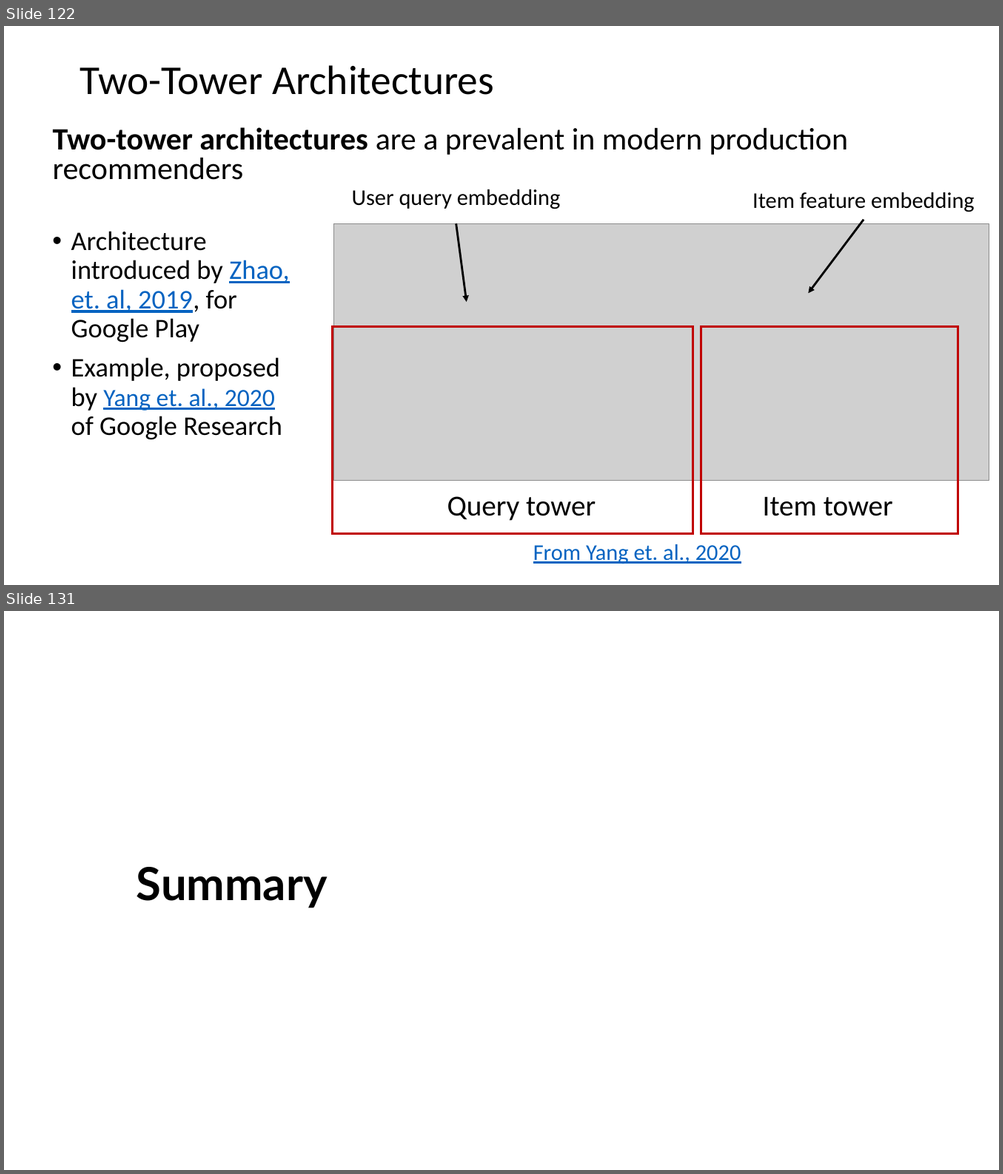
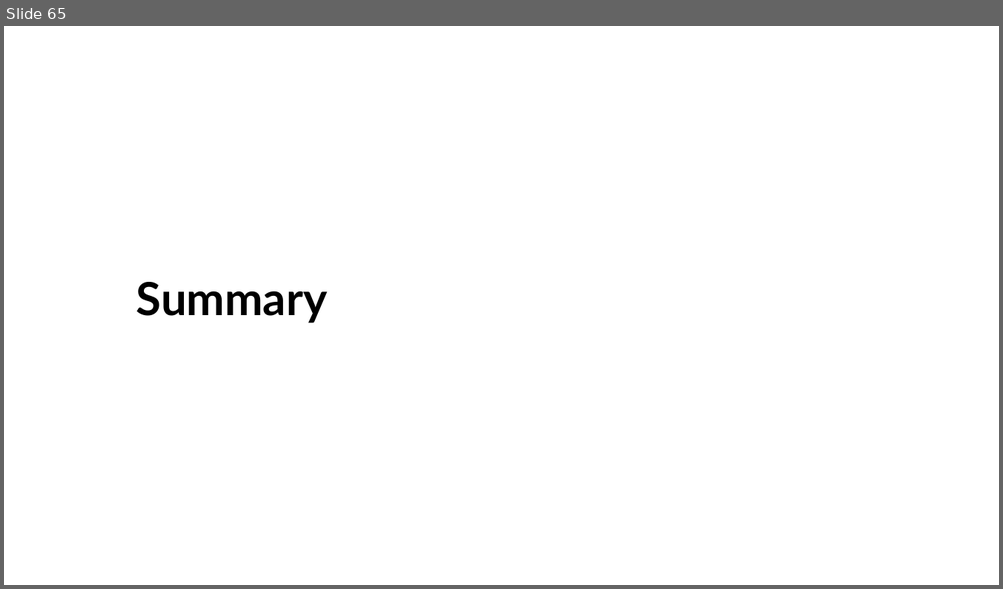
Before and after one commit to StephenElston/CSCI-E-108, a slide deck: slides/11_RecommenderSystems_Part1.pptx. Shown one above the other, each under a label of ours: slides 122 and 131 before the commit, slide 65 after it; the slides between them are not shown. The pictures are 1003x1174 and 1003x589 pixels, drawn with LibreOffice and Linux fonts; fonts in the diff are those of the drawing; grey boxes stand for pictures. Boxes give left, top, right and bottom in pixels: in the first picture for what was removed or moved away, otherwise in the second. Text is boxed around its words. In the diff, an @@ line names an element or a change of style, - is before the commit and + after.

```diff
--- a/slides/11_RecommenderSystems_Part1.pptx
+++ b/slides/11_RecommenderSystems_Part1.pptx
@@ slide 122 removed at box(4, 26, 999, 585), background #FFFFFF @@
@@ title removed at box(79, 65, 494, 95) @@
-Two-Tower Architectures
@@ text removed at box(53, 127, 848, 180) @@
-Two-tower architectures are a prevalent in modern production recommenders
@@ text removed at box(352, 190, 560, 210) @@
-User query embedding
@@ text removed at box(752, 192, 974, 212) @@
-Item feature embedding
@@ picture removed at box(334, 224, 988, 481) @@
@@ arrow removed from (456, 224) to (466, 302) @@
@@ arrow removed from (864, 220) to (808, 293) @@
@@ text removed at box(71, 231, 289, 440) @@
-• Architecture introduced by Zhao, et. al, 2019, for Google Play
-• Example, proposed by Yang et. al., 2020 of Google Research
@@ rectangle removed at box(333, 327, 693, 535) @@
@@ rectangle removed at box(701, 327, 959, 535) @@
@@ text removed at box(447, 497, 595, 521) @@
-Query tower
@@ text removed at box(762, 497, 893, 517) @@
-Item tower
@@ text removed at box(533, 545, 741, 565) @@
-From Yang et. al., 2020
@@ what was slide 131 is now slide 65 @@
```
Also in this commit, not shown: 65 other slides removed.
